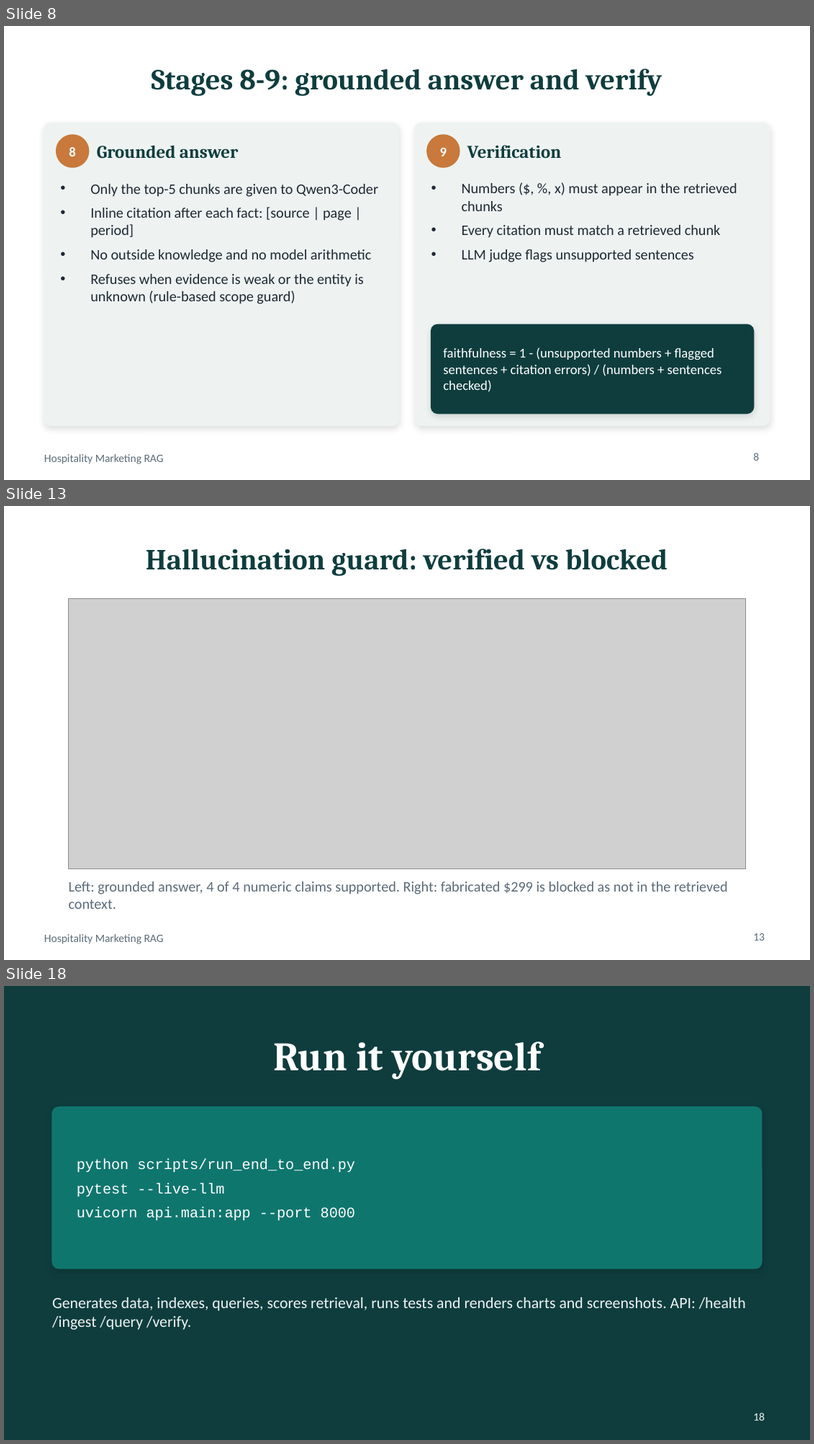
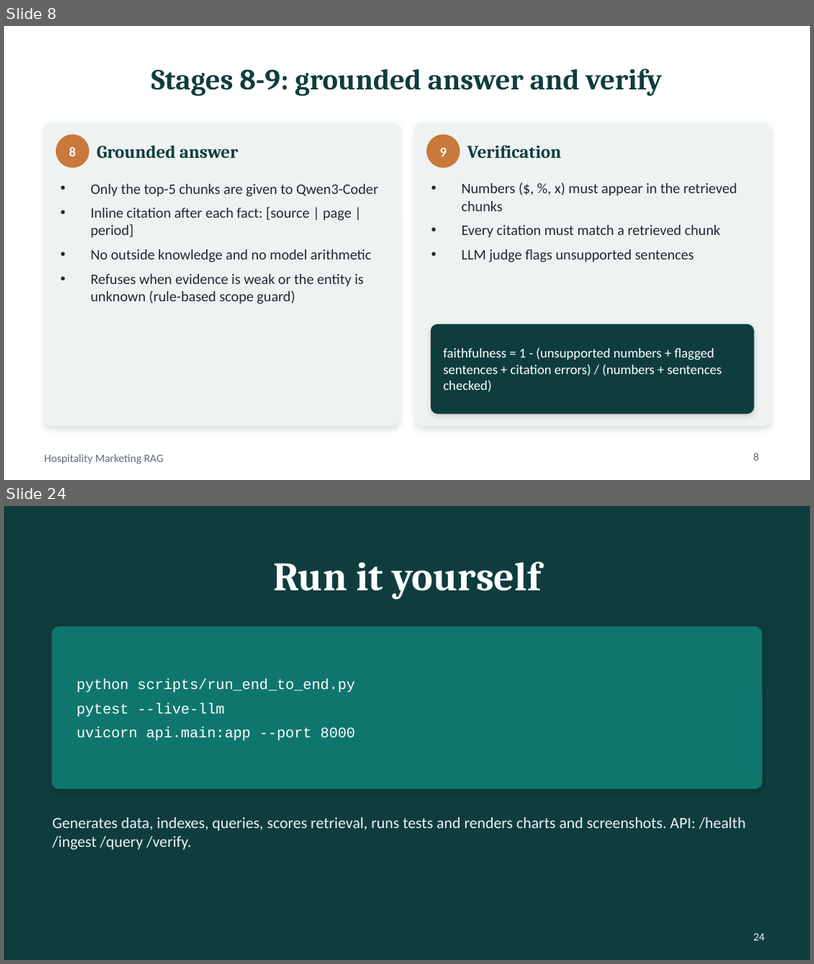
Before and after one commit to ramakrishnakandipati/RAG_Agent, a slide deck: hosiptality_marketing_rag/presentation/Hospitality_RAG_Presentation.pptx. Shown one above the other, each under a label of ours: slides 8, 13 and 18 before the commit, slides 8 and 24 after it; the slides between them are not shown. The pictures are 814x1444 and 814x964 pixels, drawn with LibreOffice and Linux fonts; fonts in the diff are those of the drawing; grey boxes stand for pictures. Boxes give left, top, right and bottom in pixels: in the first picture for what was removed or moved away, otherwise in the second. Text is boxed around its words. In the diff, an @@ line names an element or a change of style, - is before the commit and + after.

```diff
--- a/hosiptality_marketing_rag/presentation/Hospitality_RAG_Presentation.pptx
+++ b/hosiptality_marketing_rag/presentation/Hospitality_RAG_Presentation.pptx
@@ slide 13 removed at [4,506,810,960], background #FFFFFF; not listed: 1 template element that a slide beside it also shows @@
@@ title removed at [146,548,668,576] @@
-Hallucination guard: verified vs blocked
@@ picture removed at [69,599,746,869] @@
@@ text removed at [69,881,728,908] @@
-Left: grounded answer, 4 of 4 numeric claims supported. Right: fabricated $299 is blocked as not in the retrieved context.
@@ page number removed at [754,933,765,940] @@
-13
@@ what was slide 18 is now slide 24 @@
@@ page number at [754,933,765,940]: text changed @@
-18
+24
```
Also in this commit, not shown: 4 slides changed, 11 slides added, 4 other slides removed, 11 other files.
